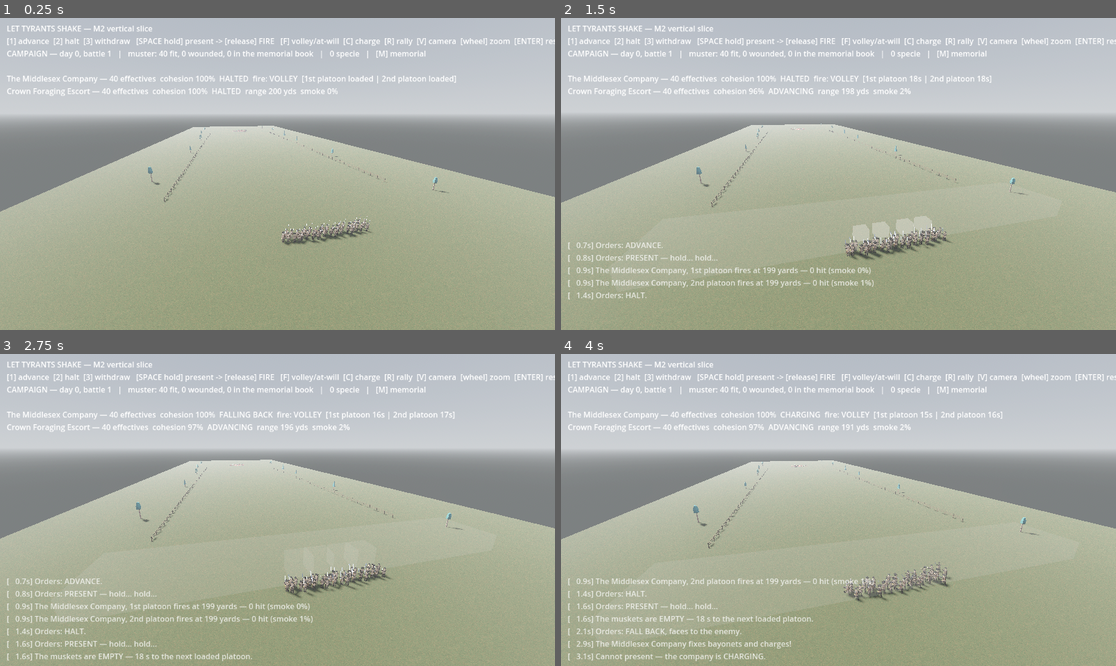
Above: before the commit, frames 1-4 (two rows, left to right).
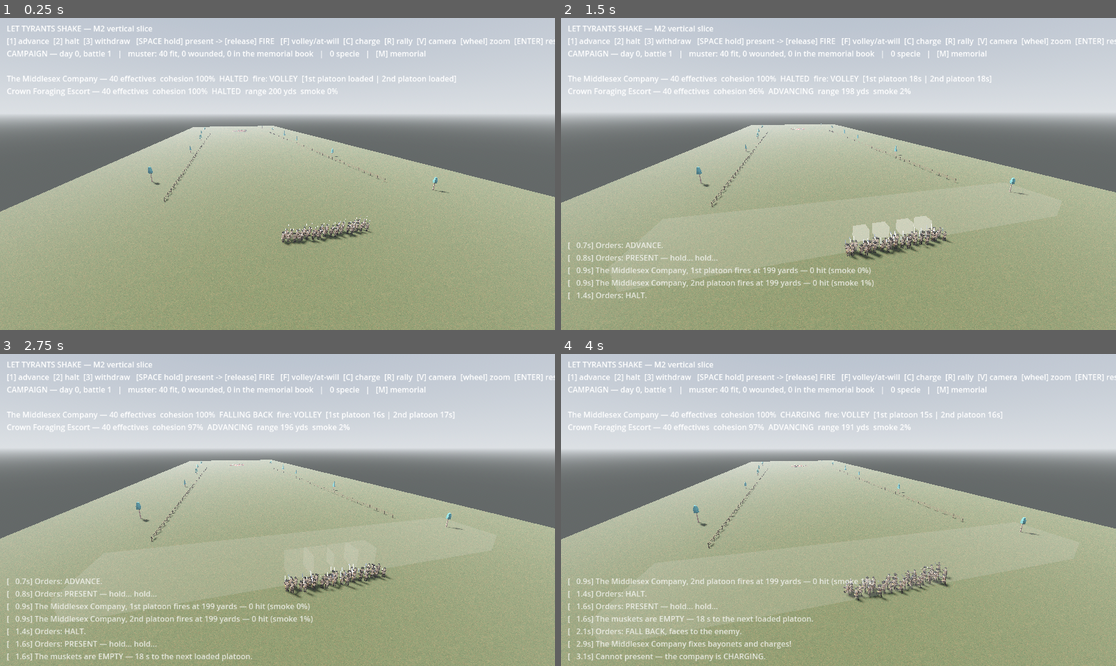
Above: after the commit, the same moments.

Repository: brassica-research/AmGameDev
Game: Godot game, scene res://scenes/main.tscn
Two runs of this game, one before a commit and one after it. Both use one fixed random seed, a clock stepped at 60 frames per second and the inputs below.
Inputs (mouse positions are in pixels of both pictures, inside the frame that each line leads up to):
- Up to frame 1 (0.25 s): no input
- Up to frame 2 (1.5 s): tap Enter at 0.5 s; move the mouse to (960, 158) at 0.52 s; hold D 0.53-1.28 s; tap 1 at 0.6 s; click (960, 158) at 0.67 s; tap Space at 0.77 s; move the mouse to (727, 189) at 1.27 s; hold Down from 1.28 s (still down); tap 2 at 1.35 s
- Up to frame 3 (2.75 s): tap Space at 1.52 s; move the mouse to (333, 441) at 2.02 s; release Down at 2.03 s; hold D from 2.03 s (still down); tap 3 at 2.1 s
- Up to frame 4 (4 s): move the mouse to (810, 572) at 2.77 s; release D at 2.78 s; hold Up 2.78-3.53 s; tap C at 2.85 s; click (810, 572) at 2.92 s; tap Space at 3.02, 3.77 s; move the mouse to (1005, 556) at 3.52 s; hold A from 3.53 s (still down); tap R at 3.6 s

The runs differ from the first frame. In frame 1, 3.8% of the frame differs, in the area x 0-100%, y 35-72%; in frame 2, 3.2%; in frame 3, 3.2%; in frame 4, 3.3%.

Commit message:
Pull the grade back: dawn was a milk bath, night went to pure black
Capture 25 review, honestly: Boston is the win — brick reads as brick,
candlelight sits warm against cold night, cast shadows landed. But
Lexington is over-graded. Dawn fog, ambient and exposure stacked into
a single pale value across the whole frame; the field went milky and
depth died in the wash it was supposed to create.

- Dawn: fog density 0.0026 -> 0.0014 and its colour taken down, ambient
  0.62 -> 0.42, exposure 1.0 -> 0.90. Still first light, still cold —
  but with values in it.
- Overcast and afternoon fog trimmed likewise: distance should read as
  depth, not haze.
- Global: white point 1.6 -> 1.15 and contrast 1.08 -> 1.16 (the wide
  white point was flattening everything), fog_sky_affect 0.35 -> 0.12,
  aerial perspective 0.5 -> 0.28.
- Bloom only takes real fire now: threshold 1.0 -> 1.35, intensity
  0.55 -> 0.38, and the lit-window emission dropped from 1.6 to 1.05 —
  panes were blowing out into white slabs.
- Town night ambient 0.42 -> 0.55: shadowed walls were falling to pure
  black with no bounce to catch them.

Co-Authored-By: Claude Fable 5 <noreply@anthropic.com>
Claude-Session: https://claude.ai/code/session_011s6bQt1Uq6U6CpxEsZ7XW3

Diff:
--- a/game/src/presentation/colonial_lib.gd
+++ b/game/src/presentation/colonial_lib.gd
@@ -128,10 +128,10 @@
 	root.add_child(body)
 	# Windows: a lit fraction — Boston is home tonight, candles up.
 	var lit := StandardMaterial3D.new()
-	lit.albedo_color = Color(0.55, 0.38, 0.16)
+	lit.albedo_color = Color(0.48, 0.34, 0.15)
 	lit.emission_enabled = true
 	lit.emission = Color(1.0, 0.70, 0.32)
-	lit.emission_energy_multiplier = 1.6
+	lit.emission_energy_multiplier = 1.05
 	var dark := StandardMaterial3D.new()
 	dark.albedo_color = Color(0.05, 0.06, 0.09)
 	dark.roughness = 0.25
--- a/game/src/presentation/look_dev.gd
+++ b/game/src/presentation/look_dev.gd
@@ -21,9 +21,9 @@
 		"ground": Color(0.24, 0.24, 0.26),
 		"sun_angle": Vector3(-12.0, 55.0, 0.0), "sun_energy": 1.15,
 		"sun_color": Color(1.0, 0.83, 0.66),
-		"ambient": Color(0.56, 0.62, 0.78), "ambient_energy": 0.62,
-		"fog": Color(0.74, 0.72, 0.70), "fog_density": 0.0026,
-		"exposure": 1.0,
+		"ambient": Color(0.50, 0.57, 0.74), "ambient_energy": 0.42,
+		"fog": Color(0.60, 0.58, 0.58), "fog_density": 0.0014,
+		"exposure": 0.90,
 	},
 	"overcast": {                              # the default New England day
 		"sky_top": Color(0.52, 0.56, 0.62), "sky_horizon": Color(0.70, 0.72, 0.74),
@@ -31,7 +31,7 @@
 		"sun_angle": Vector3(-44.0, 40.0, 0.0), "sun_energy": 1.05,
 		"sun_color": Color(1.0, 0.97, 0.92),
 		"ambient": Color(0.78, 0.80, 0.84), "ambient_energy": 0.66,
-		"fog": Color(0.72, 0.74, 0.76), "fog_density": 0.0024,
+		"fog": Color(0.64, 0.67, 0.70), "fog_density": 0.0016,
 		"exposure": 1.0,
 	},
 	"afternoon": {                             # the Battle Road, going home
@@ -40,7 +40,7 @@
 		"sun_angle": Vector3(-52.0, 25.0, 0.0), "sun_energy": 1.35,
 		"sun_color": Color(1.0, 0.96, 0.86),
 		"ambient": Color(0.72, 0.78, 0.88), "ambient_energy": 0.60,
-		"fog": Color(0.70, 0.74, 0.78), "fog_density": 0.0022,
+		"fog": Color(0.62, 0.67, 0.72), "fog_density": 0.0015,
 		"exposure": 1.0,
 	},
 	"night": {                                 # a quarter moon over a field
@@ -57,7 +57,7 @@
 		"ground": Color(0.05, 0.05, 0.07),
 		"sun_angle": Vector3(-38.0, -28.0, 0.0), "sun_energy": 0.55,
 		"sun_color": Color(0.68, 0.78, 1.0),
-		"ambient": Color(0.34, 0.42, 0.62), "ambient_energy": 0.42,
+		"ambient": Color(0.36, 0.44, 0.64), "ambient_energy": 0.55,
 		"fog": Color(0.07, 0.10, 0.17), "fog_density": 0.0075,
 		"exposure": 1.2,
 	},
@@ -93,27 +93,27 @@
 	# between "engine output" and "a photographed scene".
 	env.tonemap_mode = Environment.TONE_MAPPER_FILMIC
 	env.tonemap_exposure = h["exposure"]
-	env.tonemap_white = 1.6
+	env.tonemap_white = 1.15
 
 	# Bloom only where there is real fire: candles, muzzle flash, lamps.
 	env.glow_enabled = true
-	env.glow_intensity = 0.55
+	env.glow_intensity = 0.38
 	env.glow_bloom = 0.10
 	env.glow_strength = 1.05
-	env.glow_hdr_threshold = 1.0
+	env.glow_hdr_threshold = 1.35
 	env.glow_blend_mode = Environment.GLOW_BLEND_MODE_SOFTLIGHT
 
 	# Muted, cool-shadowed grade (docs/06: saturation ceiling ~70%).
 	env.adjustment_enabled = true
 	env.adjustment_brightness = 1.0
-	env.adjustment_contrast = 1.08
+	env.adjustment_contrast = 1.16
 	env.adjustment_saturation = 0.88
 
 	env.fog_enabled = true
 	env.fog_light_color = h["fog"]
 	env.fog_density = h["fog_density"]
-	env.fog_sky_affect = 0.35     # the horizon hazes into the sky
-	env.fog_aerial_perspective = 0.5
+	env.fog_sky_affect = 0.12     # a touch of horizon haze, not a milk bath
+	env.fog_aerial_perspective = 0.28
 
 	if weather == "rain":
 		env.ambient_light_color = (h["ambient"] as Color).lerp(Color(0.55, 0.58, 0.62), 0.6)
Not shown, changed: demo/capture-request.txt
